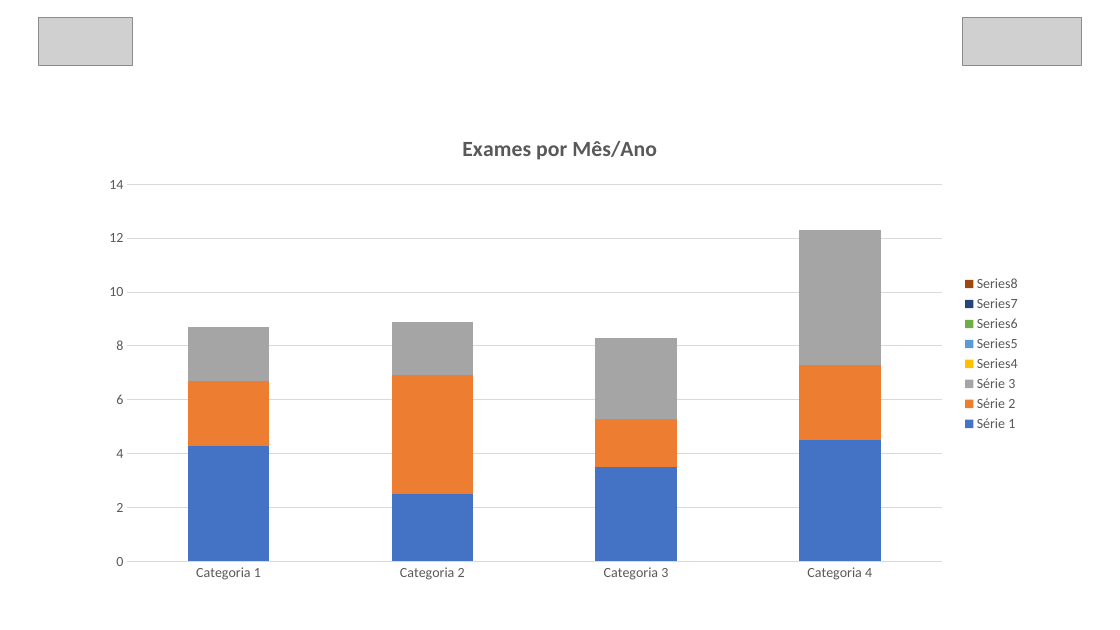
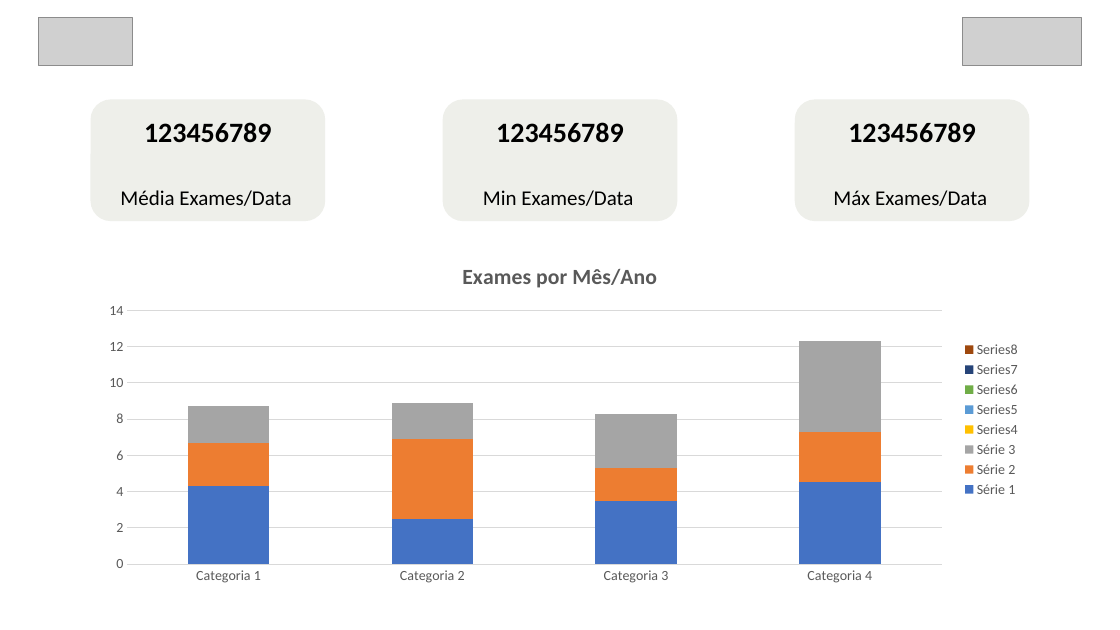
Before and after one commit to programadorGRS/GRS_Manager, a slide deck: slide 3 of src/main/conv_exames/ppt/base_conv_exames_v2.pptx. Drawn at 1120x630 pixels with LibreOffice and Linux fonts; fonts in the diff are those of the drawing; grey boxes stand for pictures; background and template pictures are left out. Boxes give left, top, right and bottom in pixels: in the first picture for what was removed or moved away, otherwise in the second. Text is boxed around its words. In the diff, an @@ line names an element or a change of style, - is before the commit and + after.

```diff
--- a/src/main/conv_exames/ppt/base_conv_exames_v2.pptx
+++ b/src/main/conv_exames/ppt/base_conv_exames_v2.pptx
@@ rounded rectangle added at (91,99,325,221), fill #EEEFEA @@
@@ rounded rectangle added at (443,99,677,221), fill #EEEFEA @@
@@ rounded rectangle added at (795,99,1029,221), fill #EEEFEA @@
@@ text added at (144,122,272,143), 24 pt, text #000000, bold @@
+123456789
@@ text added at (496,122,624,143), 24 pt, text #000000, bold @@
+123456789
@@ text added at (848,122,976,143), 24 pt, text #000000, bold @@
+123456789
@@ text added at (120,190,291,206), 18 pt, text #000000 @@
+Média Exames/Data
@@ text added at (483,190,633,206), 18 pt, text #000000 @@
+Min Exames/Data
@@ text added at (833,190,987,206), 18 pt, text #000000 @@
+Máx Exames/Data
@@ column stacked chart: place and size @@
-column stacked chart at (91,117,1030,591)
+column stacked chart at (91,249,1030,592)
```
Also in this commit, not shown: 3 other slides changed.
